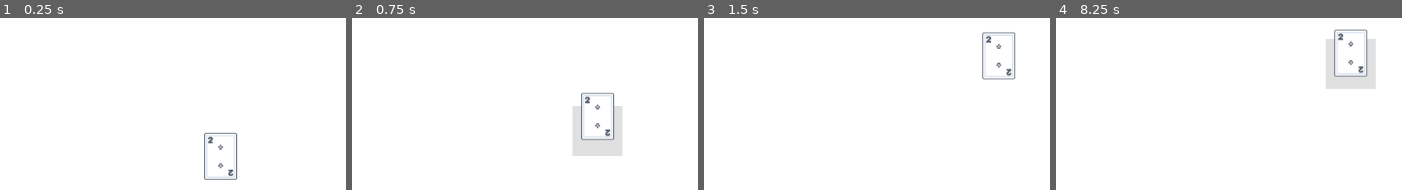
Above: before the commit, frames 1-4 (left to right).
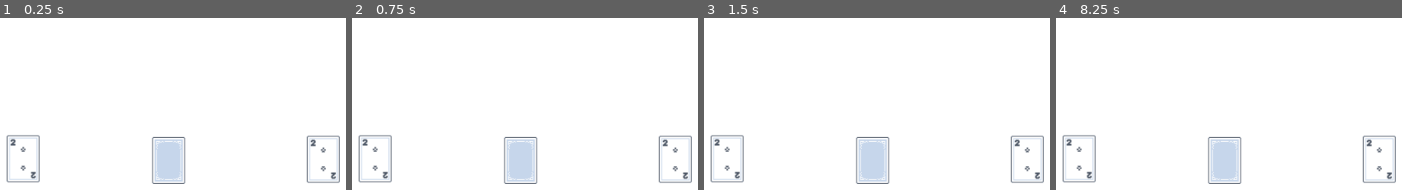
Above: after the commit, the same moments.

Repository: snowbillr/learning-godot
Game: Godot game, scene res://scenes/Main.tscn
Same seed, same stepped clock (60 frames per second), same inputs: the game is played once before the commit and once after it.
Inputs (mouse positions are in pixels of both pictures, inside the frame that each line leads up to):
- Up to frame 1 (0.25 s): no input
- Up to frame 2 (0.75 s): tap Enter at 0.5 s; drag from (573, 155) to (646, 55) at 0.52 s
- Up to frame 3 (1.5 s): drag from (759, 183) to (998, 55) at 1.27 s
- Up to frame 4 (8.25 s): tap Space at 2, 3.5, 5 s; move the mouse to (1350, 55) at 2.02 s; click (1350, 55) at 2.17 s; tap Enter at 2.75, 4.25 s; drag from (outside the picture) to (outside the picture) at 2.77 s; move the mouse to (outside the picture) at 3.52 s; click (outside the picture) at 3.67 s; drag from (outside the picture) to (1350, 55) at 4.27 s; move the mouse to (1312, 159) at 5.02 s; click (1312, 159) at 5.17 s; drag from (1149, 42) to (1111, 183) at 5.77 s; move the mouse to (outside the picture) at 6.52 s; click (outside the picture) at 6.67 s; drag from (1111, 183) to (1350, 55) at 7.27 s; move the mouse to (1350, 55) at 8.02 s; click (1350, 55) at 8.17 s

The runs differ from the first frame. In frame 1, 5.1% of the frame differs, in the area x 1-99%, y 66-97%; in frame 2, 7.3%, in the area x 1-99%, y 43-97%; in frame 3, 5.2%; in frame 4, 7.1%.

Commit message:
optional dragging and face down

Diff:
--- a/cards/scenes/Card.gd
+++ b/cards/scenes/Card.gd
@@ -2,8 +2,22 @@
 
 export(Resource) var card_data
 
+export(bool) var face_down = false setget set_face_down
+export(bool) var draggable = true setget set_draggable
+
 func _enter_tree() -> void:
-    $Draggable.texture = card_data.front
+    set_face_down(face_down)
 
 func _ready() -> void:
     pass
+
+func set_face_down(value) -> void:
+    face_down = value
+    if face_down:
+        $Draggable.texture = card_data.back
+    else:
+        $Draggable.texture = card_data.front
+
+func set_draggable(value) -> void:
+    draggable = value
+    $Draggable.enabled = value
--- a/cards/scenes/Draggable.gd
+++ b/cards/scenes/Draggable.gd
@@ -1,6 +1,7 @@
 extends Node2D
 
 export(Texture) var texture
+export(bool) var enabled = true
 
 var is_dragging := false
 
@@ -25,13 +26,17 @@
         position += event.relative
 
 func _on_Area2D_input_event(_viewport: Node, event: InputEvent, _shape_idx: int) -> void:
+    if not enabled:
+        return
+
     if event is InputEventMouseButton:
         is_dragging = event.is_pressed()
         $Shadow.visible = is_dragging
 
+        tween.stop_all()
         if is_dragging:
-            tween.interpolate_property($Sprite, "offset:y", $Sprite.offset.y, -10, 0.2, Tween.TRANS_LINEAR, Tween.EASE_OUT)
+            tween.interpolate_property($Sprite, "offset:y", $Sprite.offset.y, -10, 0.2, Tween.TRANS_QUART, Tween.EASE_OUT)
             tween.start()
         else:
-            tween.interpolate_property($Sprite, "offset:y", $Sprite.offset.y, 0, 0.2, Tween.TRANS_LINEAR, Tween.EASE_OUT)
+            tween.interpolate_property($Sprite, "offset:y", $Sprite.offset.y, 0, 0.2, Tween.TRANS_QUART, Tween.EASE_OUT)
             tween.start()
--- a/cards/scenes/Main.tscn
+++ b/cards/scenes/Main.tscn
@@ -8,5 +8,15 @@
 [node name="World" type="Node2D" parent="."]
 
 [node name="Card" parent="World" instance=ExtResource( 1 )]
-position = Vector2( 519.193, 296.712 )
+position = Vector2( 266.527, 299.667 )
 card_data = ExtResource( 2 )
+
+[node name="Card2" parent="World" instance=ExtResource( 1 )]
+position = Vector2( 452.702, 301.883 )
+card_data = ExtResource( 2 )
+face_down = true
+
+[node name="Card3" parent="World" instance=ExtResource( 1 )]
+position = Vector2( 650.698, 300.406 )
+card_data = ExtResource( 2 )
+draggable = false
